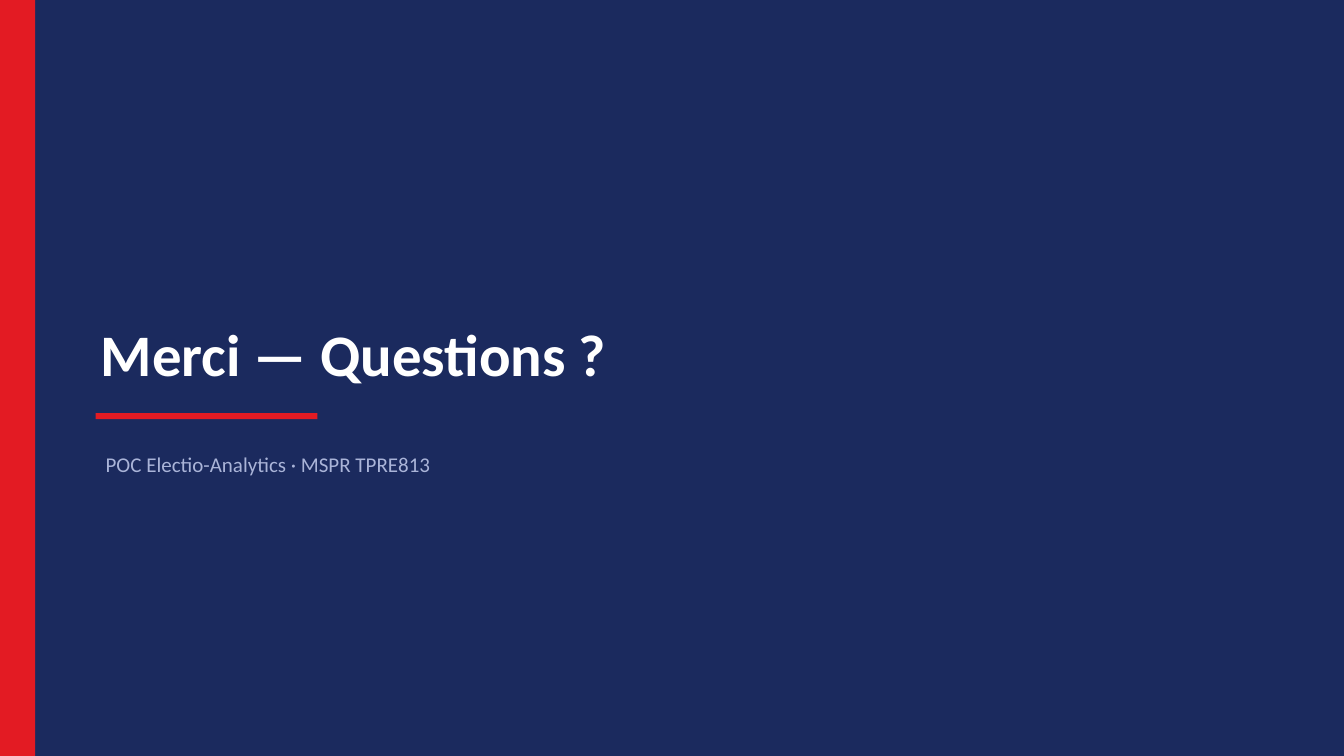
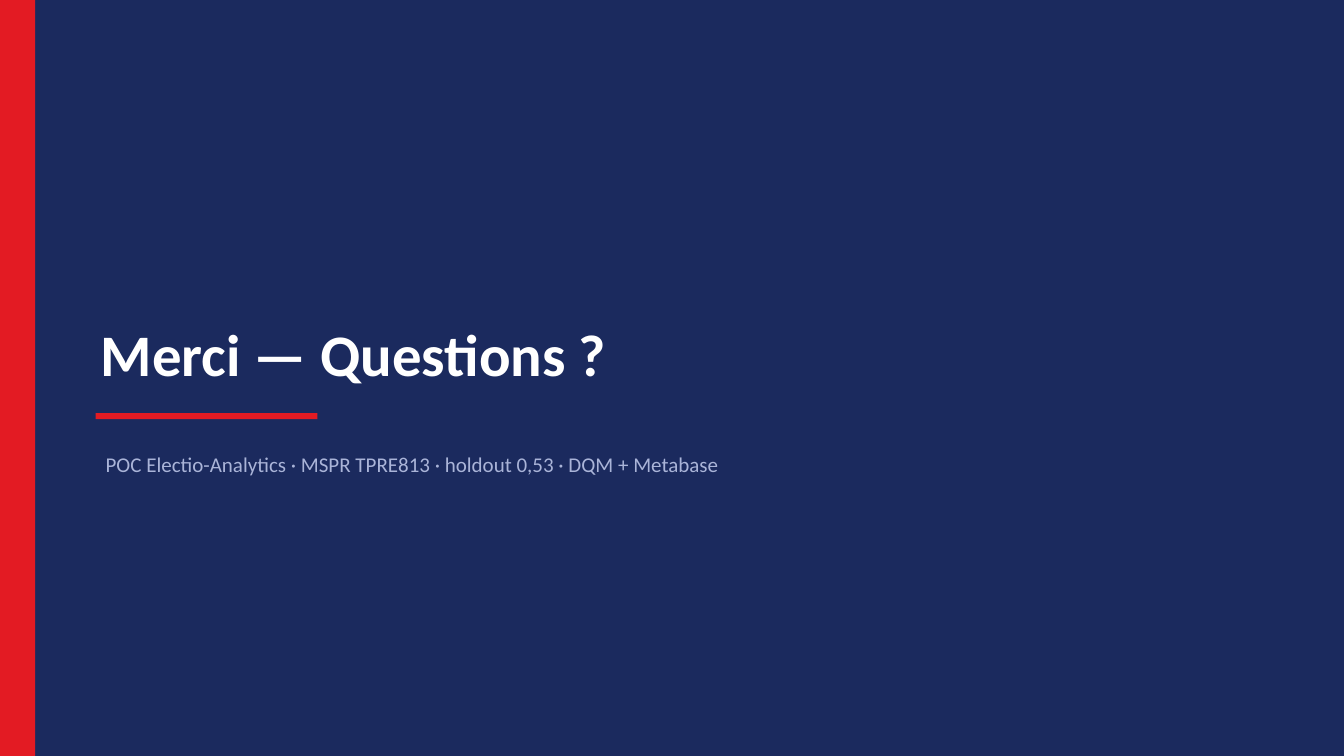
Before and after one commit to guilafont1/mspr-rattrapage, a slide deck: slide 15 of docs/livrables/Support_soutenance_POC_ElectioAnalytics.pptx (slide 12 before the commit). Drawn at 1344x756 pixels with LibreOffice and Linux fonts; fonts in the diff are those of the drawing. Boxes give left, top, right and bottom in pixels: in the first picture for what was removed or moved away, otherwise in the second. Text is boxed around its words. In the diff, an @@ line names an element or a change of style, - is before the commit and + after.

```diff
--- a/docs/livrables/Support_soutenance_POC_ElectioAnalytics.pptx
+++ b/docs/livrables/Support_soutenance_POC_ElectioAnalytics.pptx
@@ text at <box>106,457,718,476</box>: text changed @@
-POC Electio-Analytics · MSPR TPRE813
+POC Electio-Analytics · MSPR TPRE813 · holdout 0,53 · DQM + Metabase
```
Also in this commit, not shown: 11 other slides changed, 3 slides added, 26 other files.
